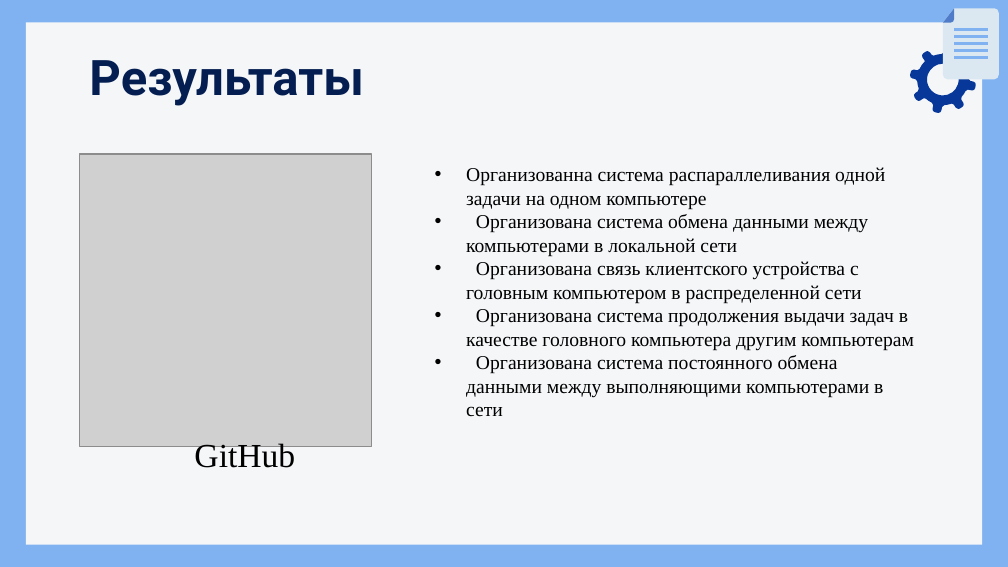
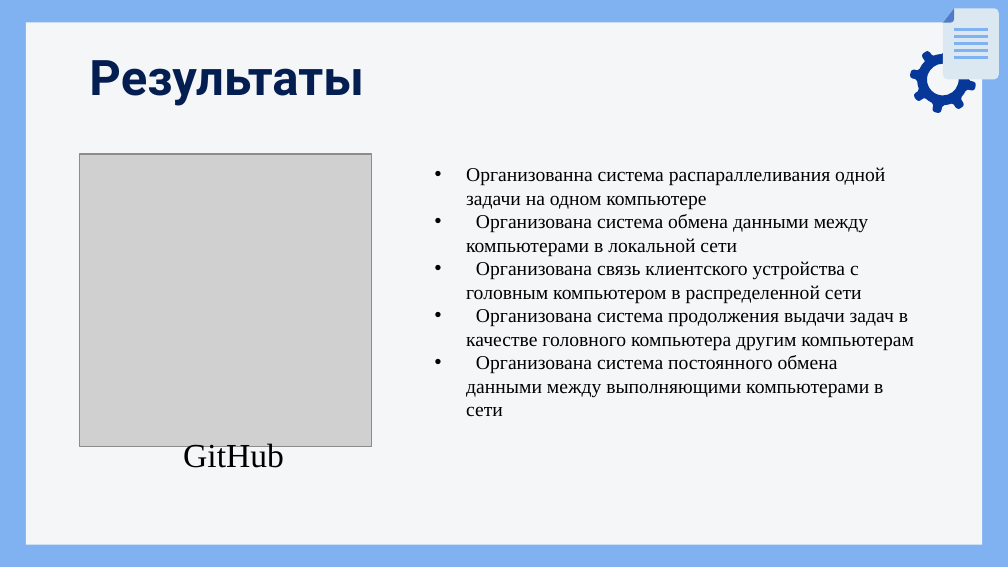
Before and after one commit to voronov-nikita/DiComp, a slide deck: slide 5 of doc/презентация распределенные вычисления.pptx (slide 4 before the commit). Drawn at 1008x567 pixels with LibreOffice and Linux fonts; fonts in the diff are those of the drawing; grey boxes stand for pictures. Boxes give left, top, right and bottom in pixels: in the first picture for what was removed or moved away, otherwise in the second. Text is boxed around its words. In the diff, an @@ line names an element or a change of style, - is before the commit and + after.

```diff
--- a/doc/презентация распределенные вычисления.pptx
+++ b/doc/презентация распределенные вычисления.pptx
@@ text "GitHub": place and size @@
-text "GitHub" at (194,443,295,468)
+text "GitHub" at (183,443,284,468)
```
Also in this commit, not shown: 1 other slide changed, 5 slides added, 1 other file.
